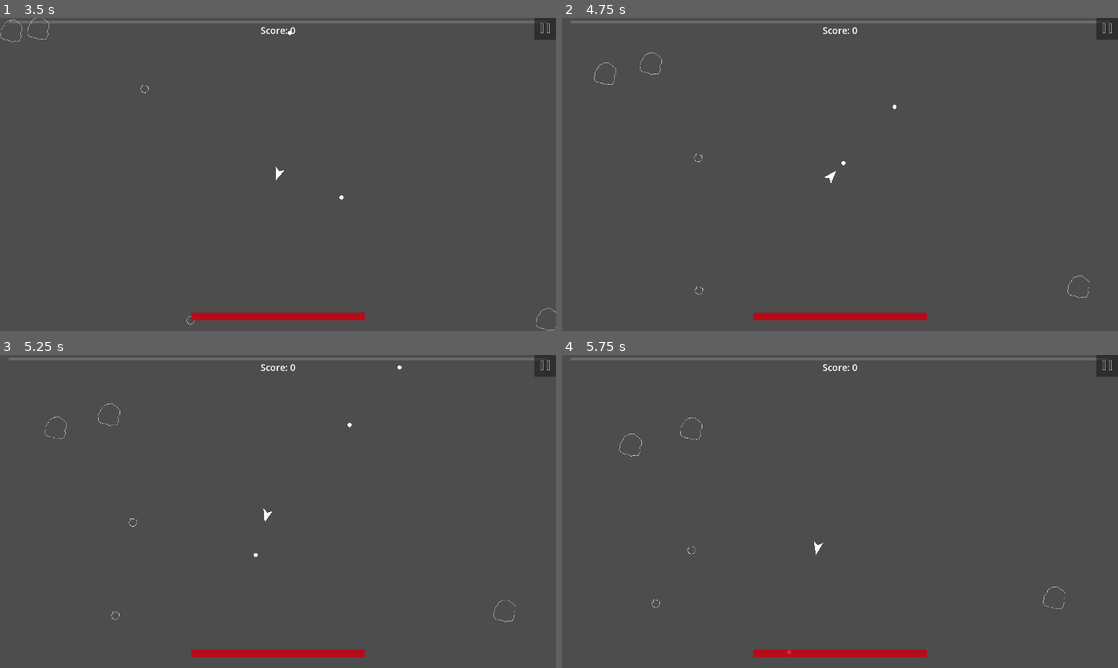
Above: before the commit, frames 1-4 (two rows, left to right).
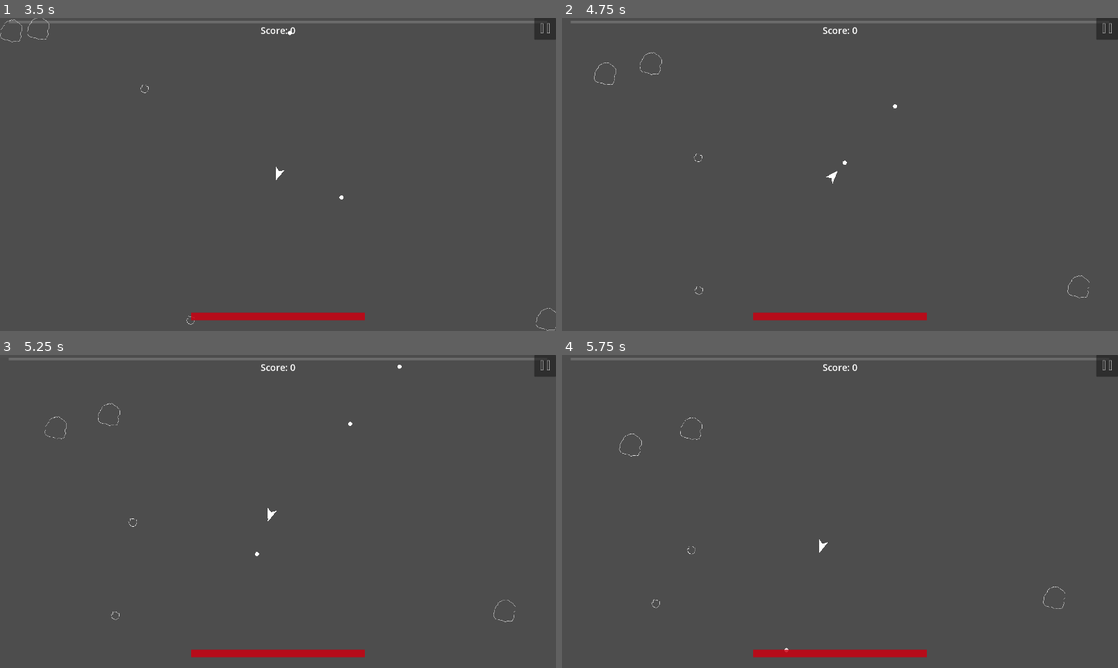
Above: after the commit, the same moments.

Repository: CoilSeb/AsteroidsPersonal
Game: Godot game, scene res://Scenes/Screens/Start Screen/StartScreen.tscn
Two runs of this game, one before a commit and one after it. Both use one fixed random seed, a clock stepped at 60 frames per second and the inputs below.
Inputs (mouse positions are in pixels of both pictures, inside the frame that each line leads up to):
- Up to frame 1 (3.5 s): click "Start Game" at 0.5 s; click (544, 27) at 1.25 s; click "Restart Game" at 2 s; tap Enter at 2.75 s; move the mouse to (400, 158) at 2.77 s; hold D (rotate_right) from 2.78 s (still down); hold Space (shoot) from 2.78 s (still down)
- Up to frame 2 (4.75 s): move the mouse to (728, 190) at 3.52 s; release D (rotate_right) at 3.53 s; release Space (shoot) at 3.53 s; hold S (move_backward) 3.53-4.28 s; click (728, 190) at 3.6 s; tap Space (shoot) at 3.8, 4.55 s; move the mouse to (895, 105) at 4.27 s; hold D (rotate_right) from 4.28 s (still down); hold Right mouse button (M2) from 4.28 s (still down)
- Up to frame 3 (5.25 s): move the mouse to (250, 574) at 5.02 s; release D (rotate_right) at 5.03 s; release Right mouse button (M2) at 5.03 s; hold W (move_forward) from 5.03 s (still down); tap R (reroll) at 5.1 s
- Up to frame 4 (5.75 s): keep holding W (move_forward); tap Space (shoot) at 5.3 s

Frame 1 is identical in both runs. In frame 2, less than 0.1% of the frame differs, in the area x 47-61%, y 27-53%; in frame 3, less than 0.1%, in the area x 45-73%, y 3-65%; in frame 4, less than 0.1%.

Commit message:
Update player slowDown and add new upgrades

Diff:
--- a/Global Scripts/Global.gd
+++ b/Global Scripts/Global.gd
@@ -20,12 +20,12 @@
 
 var upgrades_test = [
 	preload("res://Upgrades/Solo_Upgrades/damage_up.tres"),
-	#"attack_speed_up1",
-	#"collision_damage_up1",
+	preload("res://Upgrades/Solo_Upgrades/attack_speed_up.tres"),
+	preload("res://Upgrades/Solo_Upgrades/collision_damage_up.tres"),
 	preload("res://Upgrades/Solo_Upgrades/health_up.tres"),
-	#"health_regen_up1",
-	#"move_speed_up1",
-	#"counter_thrust_up1",
+	preload("res://Upgrades/Solo_Upgrades/move_speed.tres"),
+	preload("res://Upgrades/Solo_Upgrades/counter_thrust.tres"),
+	preload("res://Upgrades/Solo_Upgrades/health_regen.tres"),
 ]
 
 func _ready():
--- a/Scenes/Player/Player.gd
+++ b/Scenes/Player/Player.gd
@@ -8,7 +8,7 @@
 var rotateSpeed = 5
 var thrust
 var counter_thrust
-var slowDown = 0.5
+var slowDown = 1
 var shootTimer = null
 var immunity_timer = null
 var d
@@ -16,8 +16,6 @@
 
 
 func _ready():
-	#print("GameScene: ", GameScene)
-	#print("UI: ", Ui)
 	screen_size = get_viewport_rect().size
 	shootTimer = Timer.new()
 	add_child(shootTimer)
@@ -29,7 +27,6 @@
 	Ui.increase_score(0)
 
 
-# Called every frame. 'delta' is the elapsed time since the previous frame.
 func _physics_process(delta):
 	thrust = 500 + Global.move_speed
 	counter_thrust = Global.counter_thrust
--- a/Scenes/UI/UI.gd
+++ b/Scenes/UI/UI.gd
@@ -105,6 +105,8 @@
 
 func update_health(amount):
 	Global.health += amount
+	if Global.health > Global.max_health:
+		Global.health = Global.max_health
 	health_bar.value = Global.health
 	if Global.health <= 0:
 		score_label.set("theme_override_font_sizes/font_size", 56)
@@ -203,47 +205,13 @@
 
 
 func apply_my_upgrade(my_upgrade, index):
-
-	##Attack Speed
-	#if my_upgrade == "attack_speed_up1":
-		#Global.attack_speed -= (Global.attack_speed * 0.15)
-		#Global.my_upgrades_test[1] = "attack_speed_up2"
-	#if my_upgrade == "attack_speed_up2":
-		#Global.attack_speed -= (Global.attack_speed * 0.15)
-		#Global.damage -= 1
-		#Global.my_upgrades_test[1] = "attack_speed_up3"
-	#if my_upgrade == "attack_speed_up3":
-		#Global.attack_speed -= (Global.attack_speed * 0.2)
-		#Global.damage -= 2
-		#Global.my_upgrades_test[1] = " "
-	##Collision Damage
-	#if my_upgrade == "collision_damage_up1":
-		#Global.collision_damage += 10
-		#Global.my_upgrades_test[2] = "collision_damage_up2"
-	#if my_upgrade == "collision_damage_up2":
-		#Global.collision_damage += 15
-		#Global.my_upgrades_test[2] = "collision_damage_up3"
-	#if my_upgrade == "collision_damage_up3":
-		#Global.collision_damage += 25
-		#Global.my_upgrades_test[2] = " "
-
-	#Health
+	if my_upgrade == null:
+		return
 	Global.upgrades_test.pop_at(index)
 	my_upgrade.upgrade_player()
 	if my_upgrade.next_upgrade != null:
 		Global.upgrades_test.append(my_upgrade.next_upgrade)
 
-	##Health Regen
-	#if my_upgrade == "health_regen_up1":
-		#Global.health_regen += 0.5
-		#Global.my_upgrades_test[4] = "health_regen_up2"
-	#if my_upgrade == "health_regen_up2":
-		#Global.health_regen += 1.5
-		#Global.my_upgrades_test[4] = "health_regen_up3"
-	#if my_upgrade == "health_regen_up3":
-		#Global.health_regen += 3
-		#Global.my_upgrades_test[4] = " "
-#
 	##Move Speed
 	#if my_upgrade == "move_speed_up1":
 		#Global.move_speed += 100
@@ -276,6 +244,3 @@
 	first_upgrade = null
 	second_upgrade = null
 	third_upgrade = null
-	#print(first_upgrade)
-	if my_upgrade == null:
-		return
--- a/Upgrades/Solo_Upgrades/attack_speed_up.tres
+++ b/Upgrades/Solo_Upgrades/attack_speed_up.tres
@@ -1,9 +1,23 @@
-[gd_resource type="Resource" script_class="upgrade" load_steps=2 format=3 uid="uid://qcum3guxlus0"]
+[gd_resource type="Resource" script_class="upgrade" load_steps=4 format=3 uid="uid://qcum3guxlus0"]
 
 [ext_resource type="Script" path="res://Upgrades/upgrades.gd" id="1_af4au"]
 
+[sub_resource type="Resource" id="Resource_lvvjd"]
+script = ExtResource("1_af4au")
+upgrade_name = "attack_speed"
+upgrade_text = "Upgrade attack speed and shoot 20% faster"
+upgrade_value = 0.2
+
+[sub_resource type="Resource" id="Resource_8ie3u"]
+script = ExtResource("1_af4au")
+upgrade_name = "attack_speed"
+upgrade_text = "Upgrade attack speed again and shoot another 15% faster"
+next_upgrade = SubResource("Resource_lvvjd")
+upgrade_value = 0.15
+
 [resource]
 script = ExtResource("1_af4au")
-upgrade_name = ""
-upgrade_text = ""
-upgrade_value = 0
+upgrade_name = "attack_speed"
+upgrade_text = "Upgrade attack speed and shoot 15% faster"
+next_upgrade = SubResource("Resource_8ie3u")
+upgrade_value = 0.15
--- /dev/null
+++ b/Upgrades/Solo_Upgrades/collision_damage_up.tres
@@ -0,0 +1,23 @@
+[gd_resource type="Resource" script_class="upgrade" load_steps=4 format=3 uid="uid://c86ihuenu1kqs"]
+
+[ext_resource type="Script" path="res://Upgrades/upgrades.gd" id="1_y3g5m"]
+
+[sub_resource type="Resource" id="Resource_u7ngy"]
+script = ExtResource("1_y3g5m")
+upgrade_name = "collision_damage"
+upgrade_text = "Upgrades the collision damage of your character by 25"
+upgrade_value = 25.0
+
+[sub_resource type="Resource" id="Resource_4fqwf"]
+script = ExtResource("1_y3g5m")
+upgrade_name = "collision_damage"
+upgrade_text = "Upgrades the collision damage of your character by 15"
+next_upgrade = SubResource("Resource_u7ngy")
+upgrade_value = 15.0
+
+[resource]
+script = ExtResource("1_y3g5m")
+upgrade_name = "collision_damage"
+upgrade_text = "Upgrades the collision damage of your character by 10"
+next_upgrade = SubResource("Resource_4fqwf")
+upgrade_value = 10.0
--- /dev/null
+++ b/Upgrades/Solo_Upgrades/counter_thrust.tres
@@ -0,0 +1,23 @@
+[gd_resource type="Resource" script_class="upgrade" load_steps=4 format=3 uid="uid://pxaa6cerj3qs"]
+
+[ext_resource type="Script" path="res://Upgrades/upgrades.gd" id="1_wg1gf"]
+
+[sub_resource type="Resource" id="Resource_0nun0"]
+script = ExtResource("1_wg1gf")
+upgrade_name = "counter_thrust"
+upgrade_text = "Upgrade counter thrust by 250 "
+upgrade_value = 250.0
+
+[sub_resource type="Resource" id="Resource_ukgxh"]
+script = ExtResource("1_wg1gf")
+upgrade_name = "counter_thrust"
+upgrade_text = "Upgrade counter thrust by 150 "
+next_upgrade = SubResource("Resource_0nun0")
+upgrade_value = 150.0
+
+[resource]
+script = ExtResource("1_wg1gf")
+upgrade_name = "counter_thrust"
+upgrade_text = "Upgrade counter thrust by 100 "
+next_upgrade = SubResource("Resource_ukgxh")
+upgrade_value = 100.0
--- /dev/null
+++ b/Upgrades/Solo_Upgrades/health_regen.tres
@@ -0,0 +1,23 @@
+[gd_resource type="Resource" script_class="upgrade" load_steps=4 format=3 uid="uid://db6vlxmts50i0"]
+
+[ext_resource type="Script" path="res://Upgrades/upgrades.gd" id="1_xks40"]
+
+[sub_resource type="Resource" id="Resource_rewdk"]
+script = ExtResource("1_xks40")
+upgrade_name = "health_regen"
+upgrade_text = "Upgrades health regeneration by 3"
+upgrade_value = 3.0
+
+[sub_resource type="Resource" id="Resource_f2fme"]
+script = ExtResource("1_xks40")
+upgrade_name = "health_regen"
+upgrade_text = "Upgrades health regeneration by 1.5"
+next_upgrade = SubResource("Resource_rewdk")
+upgrade_value = 1.5
+
+[resource]
+script = ExtResource("1_xks40")
+upgrade_name = "health_regen"
+upgrade_text = "Upgrades health regeneration by 0.5"
+next_upgrade = SubResource("Resource_f2fme")
+upgrade_value = 0.5
--- /dev/null
+++ b/Upgrades/Solo_Upgrades/move_speed.tres
@@ -0,0 +1,23 @@
+[gd_resource type="Resource" script_class="upgrade" load_steps=4 format=3 uid="uid://bakxv18ok30ql"]
+
+[ext_resource type="Script" path="res://Upgrades/upgrades.gd" id="1_qtpcb"]
+
+[sub_resource type="Resource" id="Resource_krdgh"]
+script = ExtResource("1_qtpcb")
+upgrade_name = "move_speed"
+upgrade_text = "Upgrades move_speed by 200"
+upgrade_value = 200.0
+
+[sub_resource type="Resource" id="Resource_cfgst"]
+script = ExtResource("1_qtpcb")
+upgrade_name = "move_speed"
+upgrade_text = "Upgrades move_speed by 150"
+next_upgrade = SubResource("Resource_krdgh")
+upgrade_value = 150.0
+
+[resource]
+script = ExtResource("1_qtpcb")
+upgrade_name = "move_speed"
+upgrade_text = "Upgrades move_speed by 100"
+next_upgrade = SubResource("Resource_cfgst")
+upgrade_value = 100.0
--- a/Upgrades/upgrades.gd
+++ b/Upgrades/upgrades.gd
@@ -10,10 +10,17 @@
 @export var upgrade_function : GDScript = null
 
 func upgrade_player():
-	if upgrade_name == "health":
-		upgrade_health()
-	if upgrade_name == "damage":
-		upgrade_damage()
+	match upgrade_name:
+		"health":
+			upgrade_health()
+		"damage":
+			upgrade_damage()
+		"attack_speed":
+			upgrade_attack_speed()
+		"collision_damage":
+			upgrade_collision_damage()
+		"health_regen":
+			upgrade_health_regen()
 
 func upgrade_health():
 	Global.update_max_health.emit(upgrade_value)
@@ -22,3 +29,18 @@
 func upgrade_damage():
 	Global.damage += upgrade_value
 	print(Global.damage)
+
+func upgrade_attack_speed():
+	Global.attack_speed -= (Global.attack_speed * upgrade_value)
+
+func upgrade_collision_damage():
+	Global.collision_damage += upgrade_value
+
+func upgrade_health_regen():
+	Global.health_regen += upgrade_value
+
+func upgrade_move_speed():
+	Global.move_speed += upgrade_value
+
+func upgrade_counter_thrust():
+	Global.counter_thrust += upgrade_value
